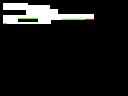
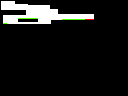
The second w=128, h=96 image is a revision of the first. Changes to its layers:
painted on "Background" over [1, 1, 28, 10]
